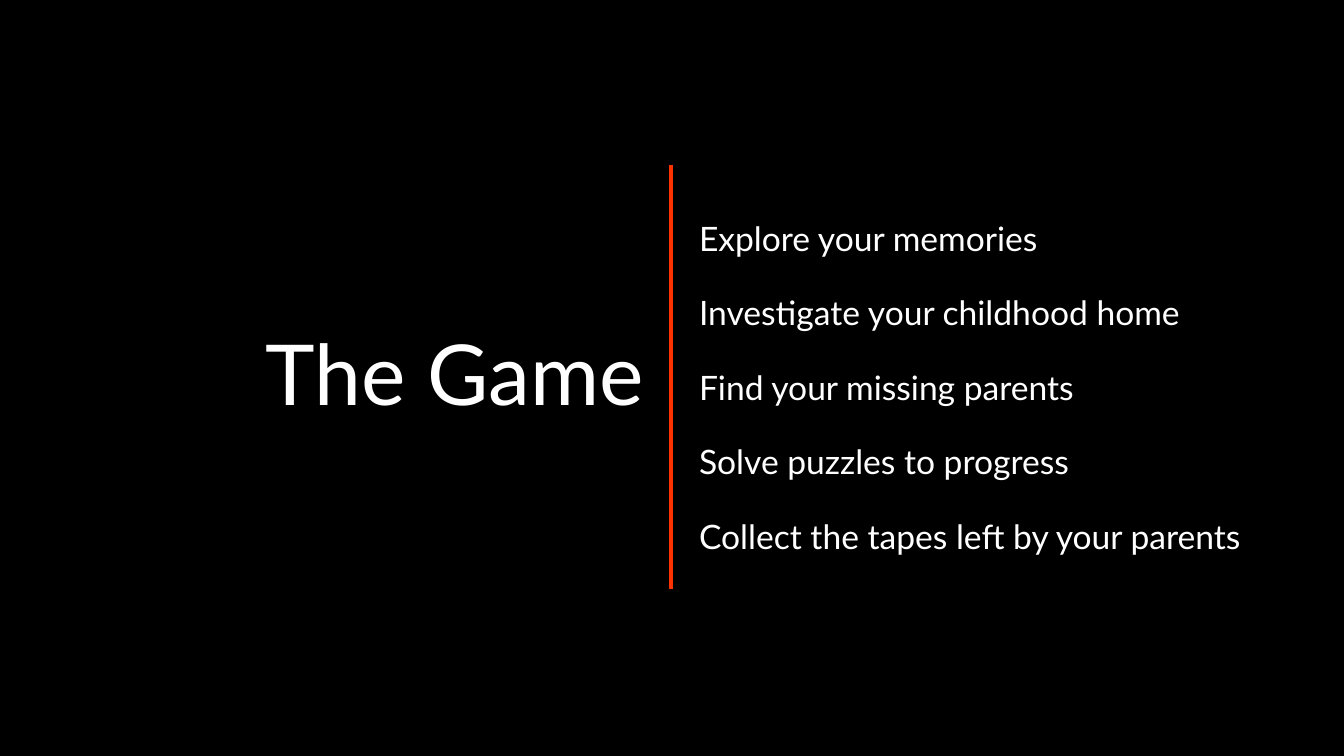
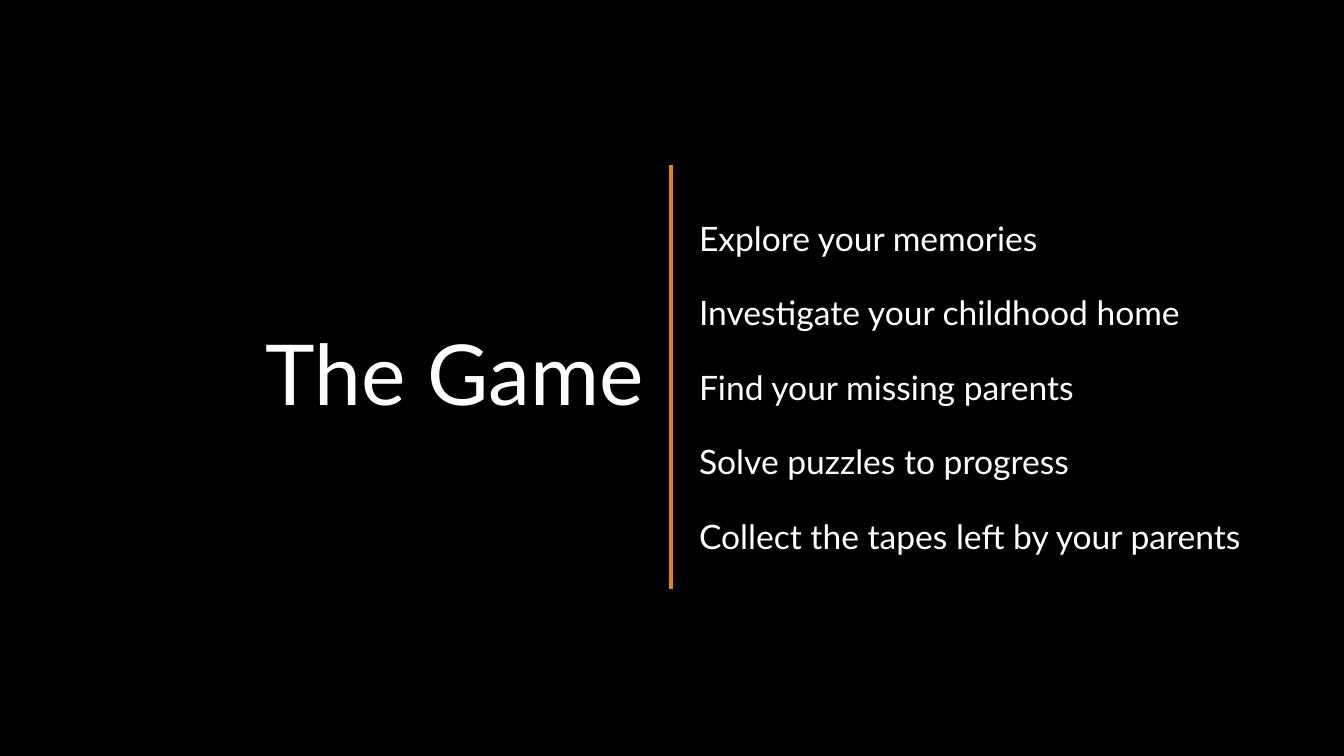
Before and after one commit to andrepucas/djd2_adventure_game_2020, a slide deck: slide 3 of Pitches/Concept_Pitch.pptx. Drawn at 1344x756 pixels with LibreOffice and Linux fonts; fonts in the diff are those of the drawing. Boxes give left, top, right and bottom in pixels: in the first picture for what was removed or moved away, otherwise in the second. Text is boxed around its words. In the diff, an @@ line names an element or a change of style, - is before the commit and + after.

```diff
--- a/Pitches/Concept_Pitch.pptx
+++ b/Pitches/Concept_Pitch.pptx
@@ line (671, 164) - (671, 589): stroke #FF3300 3 pt to #E48312 3 pt @@
```
Also in this commit, not shown: 2 other slides changed.
